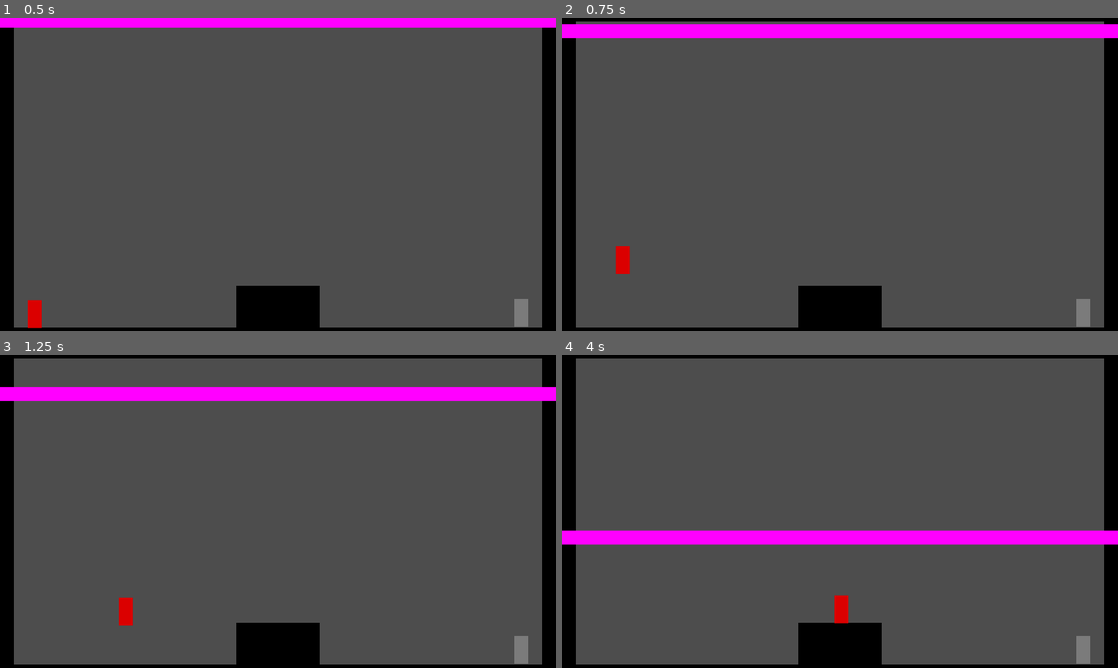
Above: before the commit, frames 1-4 (two rows, left to right).
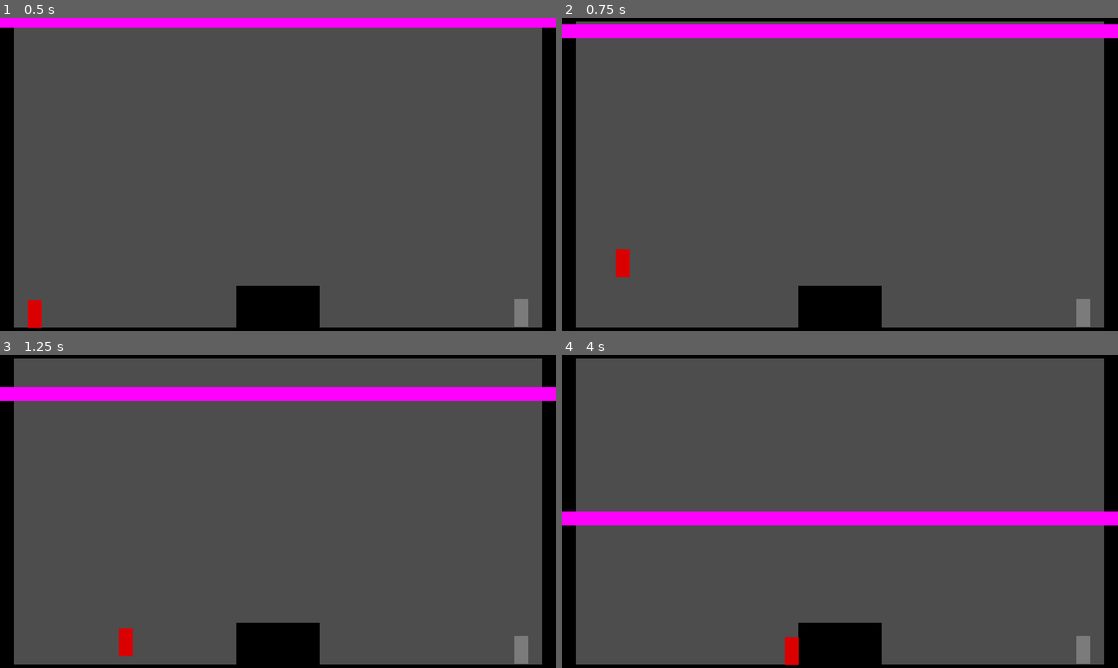
Above: after the commit, the same moments.

Repository: thanikTheDev/shrinking-nightmare
Game: Godot game, scene res://Scenes/Level1.tscn
Same seed, same stepped clock (60 frames per second), same inputs: the game is played once before the commit and once after it.
Inputs:
- Up to frame 1 (0.5 s): no input
- Up to frame 2 (0.75 s): tap Enter at 0.5 s; hold D (right) from 0.53 s (still down); hold Space (jump) from 0.53 s (still down)
- Up to frame 3 (1.25 s): keep holding D (right); keep holding Space (jump)
- Up to frame 4 (4 s): release Space (jump) at 1.28 s; tap S (crouch) at 1.35, 2.85 s; tap Space (jump) at 1.52, 1.55, 1.82, 3.02, 3.05, 3.32 s; release D (right) at 2.03 s; hold A (left) 2.03-2.78 s; hold Space (jump) 2.03-2.78 s; hold D (right) from 2.78 s (still down); hold Space (jump) from 3.53 s (still down)

Frame 1 is identical in both runs. In frame 2, less than 0.1% of the frame differs, in the area x 9-13%, y 72-83%; in frame 3, 0.4%; in frame 4, 9.6%, in the area x 0-100%, y 50-100%.

Commit message:
Added variable jump when player holds jump

Diff:
--- a/Scripts/Player.gd
+++ b/Scripts/Player.gd
@@ -3,6 +3,8 @@
 signal moved()
 
 const JUMP_VELOCITY = -400.0
+const LOW_JUMP_MULTIPLIER = 3
+const FALL_MULTIPLIER = 1.2
 const SPEED = 150.0
 
 @onready var collider : CollisionShape2D = $Collider
@@ -15,7 +17,13 @@
 	var current_speed = SPEED
 
 	if not is_on_floor():
-		velocity.y += gravity * delta
+		if velocity.y > 0:
+			if not Input.is_action_pressed("jump"):
+				velocity.y += gravity * LOW_JUMP_MULTIPLIER * delta
+			else:
+				velocity.y += gravity * delta
+		else:
+			velocity.y += gravity * FALL_MULTIPLIER * delta
 	else:
 		if Input.is_action_pressed("crouch") and not crouched:
 			crouched = true
@@ -54,15 +62,3 @@
 	var query = PhysicsRayQueryParameters2D.create(global_position, global_position + Vector2.UP)
 	query.exclude = [self]
 	return space_state.intersect_ray(query)
-
-
-func _on_moved():
-	pass # Replace with function body.
-
-
-func _on_haunter_body_entered(body):
-	pass # Replace with function body.
-
-
-func _on_chaser_body_entered(body):
-	pass # Replace with function body.
